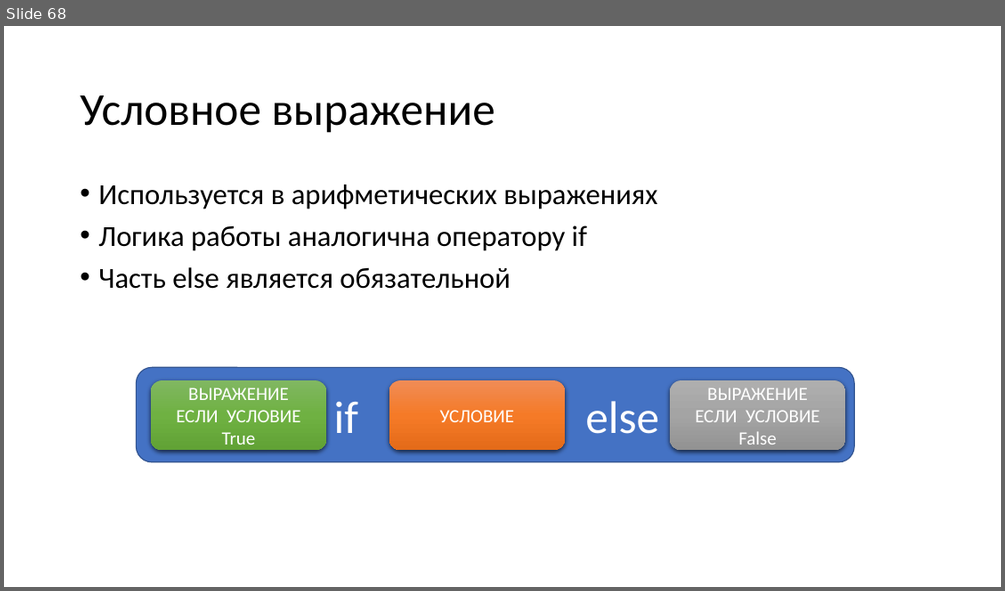
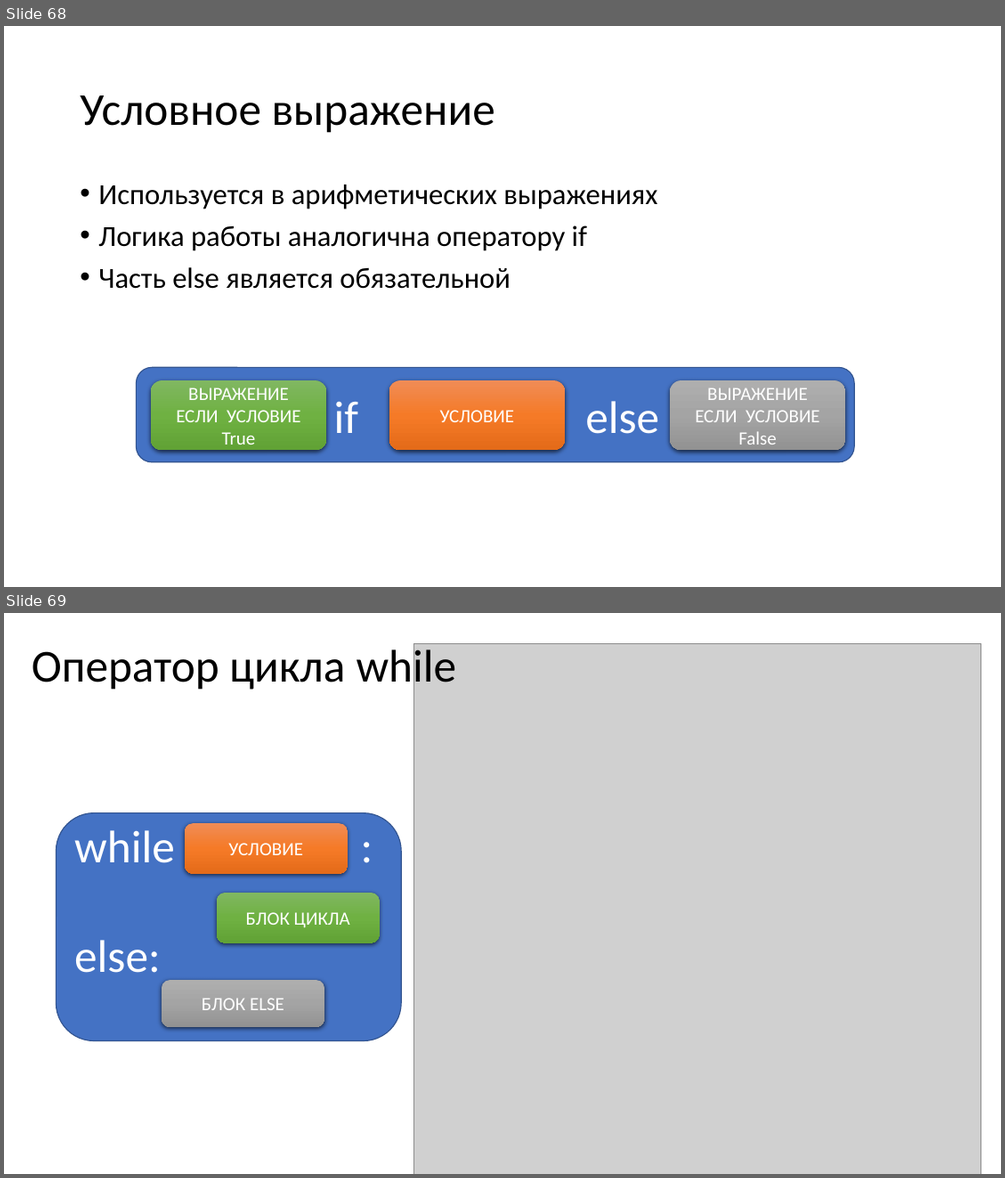
Before and after one commit to paveltsytovich/telegram-course, a slide deck: Presentation/Основы алгоритмизации и программирования.pptx. Shown one above the other, each under a label of ours: slide 68 before the commit, slides 68 and 69 after it. The pictures are 1005x591 and 1005x1178 pixels, drawn with LibreOffice and Linux fonts; fonts in the diff are those of the drawing; grey boxes stand for pictures. Boxes give left, top, right and bottom in pixels: in the first picture for what was removed or moved away, otherwise in the second. Text is boxed around its words. In the diff, an @@ line names an element or a change of style, - is before the commit and + after.

Commit message:
Оператор while

```diff
--- a/Presentation/Основы алгоритмизации и программирования.pptx
+++ b/Presentation/Основы алгоритмизации и программирования.pptx
@@ slide 69 added at (4, 613, 1001, 1174), background #FFFFFF @@
@@ title added at (32, 644, 457, 693), 44 pt, text #000000 @@
+Оператор цикла while
@@ picture added at (413, 643, 981, 1174) @@
@@ group added at (57, 812, 402, 1041): 4 rounded rectangles @@
+while :
+else:
+УСЛОВИЕ
+БЛОК ЦИКЛА
+БЛОК ELSE
```
Also in this commit, not shown: 1 slide changed, 1 other file.
